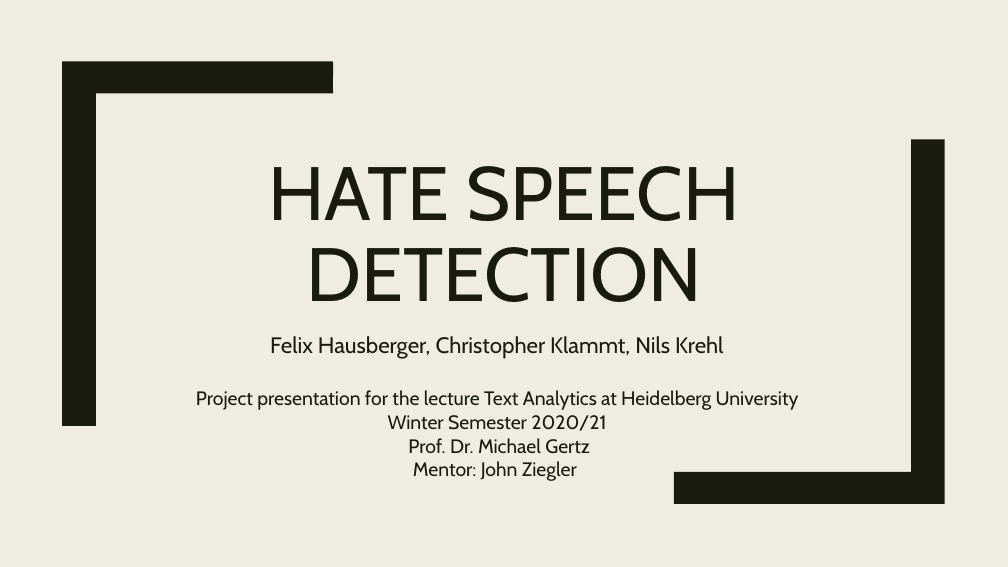
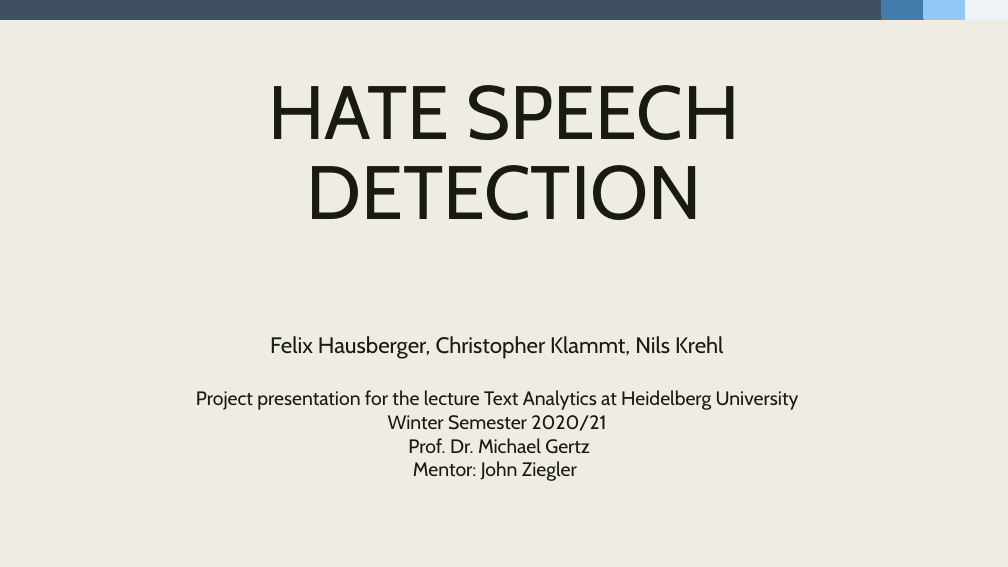
Before and after one commit to fidsusj/HateSpeechDetection, a slide deck: slide 1 of docs/presentation/presentation-slides.pptx. Drawn at 1008x567 pixels with LibreOffice and Linux fonts; fonts in the diff are those of the drawing. Boxes give left, top, right and bottom in pixels: in the first picture for what was removed or moved away, otherwise in the second. Text is boxed around its words. In the diff, an @@ line names an element or a change of style, - is before the commit and + after.

```diff
--- a/docs/presentation/presentation-slides.pptx
+++ b/docs/presentation/presentation-slides.pptx
@@ rectangle added at [0,0,883,19], fill #3F5161, outline #3F5161 2.75 pt @@
@@ rectangle added at [883,0,925,19], fill #427CAC, outline #427CAC 2.75 pt @@
@@ rectangle added at [925,0,966,19], fill #91C8F6, outline #91C8F6 2.75 pt @@
@@ rectangle added at [966,0,1008,19], fill #EFF4F9, outline #EFF4F9 2.75 pt @@
@@ freeform shape removed at [62,61,333,426] @@
@@ title "HATE SPEECH DETECTION": place and size @@
-title "HATE SPEECH DETECTION" at [268,166,739,302]
+title "HATE SPEECH DETECTION" at [268,85,739,220]
@@ freeform shape removed at [675,139,945,504] @@
```
Also in this commit, not shown: 5 other slides changed, 7 slides added.
